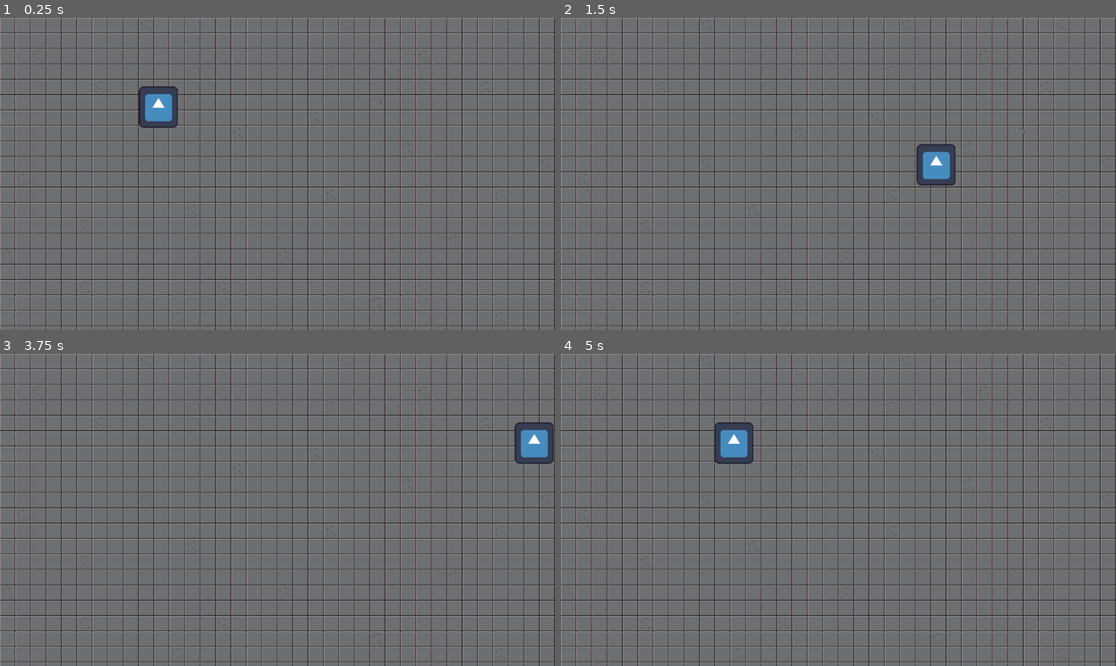
Above: before the commit, frames 1-4 (two rows, left to right).
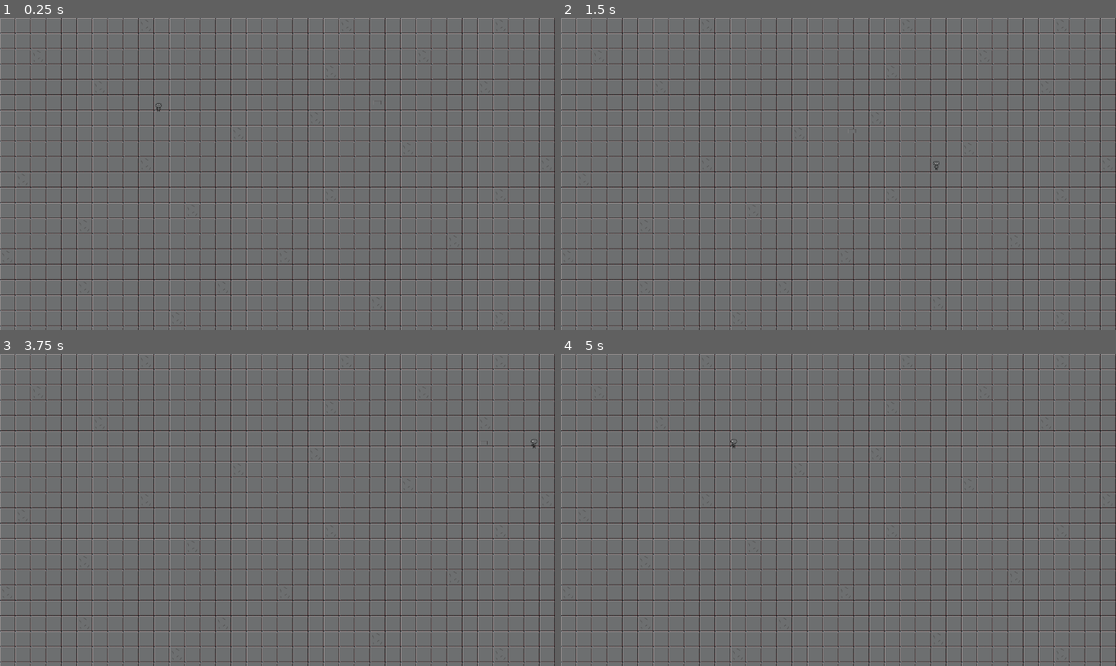
Above: after the commit, the same moments.

Repository: Na1yd/mygame
Game: Godot game, scene res://Starting level/Starting_level.tscn
Same seed, same stepped clock (60 frames per second), same inputs: the game is played once before the commit and once after it. The engine's default icon, where the game draws it, is replaced by a stand-in: a white triangle on a blue panel in a dark square.
Inputs (mouse positions are in pixels of both pictures, inside the frame that each line leads up to):
- Up to frame 1 (0.25 s): no input
- Up to frame 2 (1.5 s): tap Enter at 0.5 s; move the mouse to (960, 158) at 0.52 s; hold D (player_right) 0.53-1.28 s; click (960, 158) at 0.6 s; move the mouse to (727, 189) at 1.27 s; hold S (player_down) from 1.28 s (still down); click (727, 189) at 1.35 s
- Up to frame 3 (3.75 s): move the mouse to (333, 441) at 2.02 s; release S (player_down) at 2.03 s; hold D (player_right) 2.03-2.78 s; click (333, 441) at 2.1 s; move the mouse to (249, 572) at 2.77 s; hold W (player_up) 2.78-3.53 s; click (249, 572) at 2.85 s; tap Space at 3.5 s; move the mouse to (444, 556) at 3.52 s; hold A (player_left) from 3.53 s (still down); click (444, 556) at 3.6 s
- Up to frame 4 (5 s): keep holding A (player_left); move the mouse to (672, 463) at 4.27 s; click (672, 463) at 4.35 s

The runs differ from the first frame. In frame 1, 0.9% of the frame differs, in the area x 25-33%, y 21-36%; in frame 2, 0.9%, in the area x 52-84%, y 35-54%; in frame 3, 0.9%; in frame 4, 0.9%.
Error after the commit: Trying to get a return value of a method that returns "void" (res://Player/Sprite2D.gd:32)

Commit message:
Started dirictional bullet inputs
Signed-off-by: BURNSIDE HIGH SCHOOL <code@burnside.school.nz>

Diff:
--- a/Player/Player.tscn
+++ b/Player/Player.tscn
@@ -1,28 +1,56 @@
-[gd_scene load_steps=5 format=3 uid="uid://delnfl22b65"]
+[gd_scene load_steps=9 format=3 uid="uid://delnfl22b65"]
 
-[ext_resource type="Texture2D" uid="uid://birlc57vwm5vl" path="res://icon.svg" id="1_cbb7r"]
+[ext_resource type="Texture2D" uid="uid://dfotmor3l55au" path="res://New Piskel.png" id="1_ysou3"]
 [ext_resource type="Script" path="res://Player/Sprite2D.gd" id="2_rt7q5"]
+
+[sub_resource type="AtlasTexture" id="AtlasTexture_lbarc"]
+atlas = ExtResource("1_ysou3")
+region = Rect2(32, 32, 32, 32)
+
+[sub_resource type="AtlasTexture" id="AtlasTexture_xd2y8"]
+atlas = ExtResource("1_ysou3")
+region = Rect2(0, 32, 32, 32)
+
+[sub_resource type="AtlasTexture" id="AtlasTexture_aw12b"]
+atlas = ExtResource("1_ysou3")
+region = Rect2(0, 0, 32, 32)
+
+[sub_resource type="AtlasTexture" id="AtlasTexture_ihmgb"]
+atlas = ExtResource("1_ysou3")
+region = Rect2(32, 0, 32, 32)
 
 [sub_resource type="SpriteFrames" id="SpriteFrames_0nqfg"]
 animations = [{
-"frames": [],
+"frames": [{
+"duration": 1.0,
+"texture": SubResource("AtlasTexture_lbarc")
+}],
 "loop": true,
-"name": &"Down",
+"name": &"down",
 "speed": 5.0
 }, {
-"frames": [],
+"frames": [{
+"duration": 1.0,
+"texture": SubResource("AtlasTexture_xd2y8")
+}],
 "loop": true,
-"name": &"Left",
+"name": &"left",
 "speed": 5.0
 }, {
-"frames": [],
+"frames": [{
+"duration": 1.0,
+"texture": SubResource("AtlasTexture_aw12b")
+}],
 "loop": true,
-"name": &"Up",
+"name": &"right",
 "speed": 5.0
 }, {
-"frames": [],
+"frames": [{
+"duration": 1.0,
+"texture": SubResource("AtlasTexture_ihmgb")
+}],
 "loop": true,
-"name": &"right",
+"name": &"up",
 "speed": 5.0
 }]
 
@@ -35,12 +63,11 @@
 [node name="Sprite2D" type="Sprite2D" parent="."]
 position = Vector2(1, 0)
 scale = Vector2(0.632813, 0.671875)
-texture = ExtResource("1_cbb7r")
 script = ExtResource("2_rt7q5")
 
 [node name="AnimatedSprite2D" type="AnimatedSprite2D" parent="Sprite2D"]
 sprite_frames = SubResource("SpriteFrames_0nqfg")
-animation = &"Up"
+animation = &"up"
 
 [node name="CollisionShape2D" type="CollisionShape2D" parent="."]
 position = Vector2(1, 0)
--- a/Player/Sprite2D.gd
+++ b/Player/Sprite2D.gd
@@ -1,20 +1,45 @@
 extends Sprite2D
 
 @onready var anim = $AnimatedSprite2D
-@onready var bullet_prefab = preload("res://Weapons/bullet.tscn")
-
+@onready var bullet_prefab0 = preload("res://Weapons/bullet_left.tscn")
+@onready var bullet_prefab1 = preload("res://Weapons/bullet_right.tscn")
+@onready var bullet_prefab2 = preload("res://Weapons/bullet_up.tscn")
+@onready var bullet_prefab3 = preload("res://Weapons/bullet_down.tscn")
 func _ready():
 	pass # Called every frame. 'delta' is the elapsed time since the previous frame.
 func _process(delta):
 	if Input.is_action_pressed("player_up") and position.y > -150:
 		position.y -= 10
+	if Input.is_action_pressed("player_up"):
+		anim.play("up")
 	if Input.is_action_pressed("player_down") and position.y < 778:
 		position.y += 10
+	if Input.is_action_pressed("player_down"):
+		anim.play("down")
 	if Input.is_action_pressed("player_left") and position.x > -280:
 		position.x -= 10
+	if Input.is_action_pressed("player_left"):
+			anim.play("left")
 	if Input.is_action_pressed("player_right") and position.x < 1551:
 		position.x += 10
+	if Input.is_action_pressed("player_right"):
+			anim.play("right")
 	if Input.is_action_just_pressed("LMB"):
-		var bullet = bullet_prefab.instantiate()
+		var bullet = bullet_prefab0.instantiate()
 		bullet.position = position
 		get_parent().add_child(bullet)
+
+	if Input.is_action_just_pressed("LMB") and anim.play("right") == true:
+		var bullet = bullet_prefab1.instantiate()
+		bullet.position = position
+		get_parent().add_child(bullet)
+
+	if Input.is_action_just_pressed("LMB") and anim.play("up") == true:
+		var bullet = bullet_prefab2.instantiate()
+		bullet.position = position
+		get_parent().add_child(bullet)
+
+	if Input.is_action_just_pressed("LMB") and anim.play("down") == true:
+		var bullet = bullet_prefab3.instantiate()
+		bullet.position = position
+		get_parent().add_child(bullet)
--- a/Starting level/Starting_level.tscn
+++ b/Starting level/Starting_level.tscn
@@ -3,7 +3,7 @@
 [ext_resource type="Texture2D" uid="uid://ct57sbyft8ypo" path="res://Sprites/brick.png" id="1_bm3tt"]
 [ext_resource type="PackedScene" uid="uid://delnfl22b65" path="res://Player/Player.tscn" id="1_kybx2"]
 [ext_resource type="Texture2D" uid="uid://dipmchlumnjcn" path="res://Sprites/broken brick.png" id="2_71uan"]
-[ext_resource type="PackedScene" uid="uid://dcduwla6mr36s" path="res://Weapons/bullet.tscn" id="4_1yirb"]
+[ext_resource type="PackedScene" uid="uid://dcduwla6mr36s" path="res://Weapons/bullet_right.tscn" id="4_1yirb"]
 
 [sub_resource type="TileSetAtlasSource" id="TileSetAtlasSource_0kbpy"]
 resource_name = "Tile"
--- /dev/null
+++ b/Weapons/bullet_down.tscn
@@ -0,0 +1,18 @@
+[gd_scene load_steps=4 format=3 uid="uid://qqt5meo52be8"]
+
+[ext_resource type="Script" path="res://bullet_down.gd" id="1_jiuae"]
+[ext_resource type="Texture2D" uid="uid://ct57sbyft8ypo" path="res://Sprites/brick.png" id="2_jbkth"]
+
+[sub_resource type="RectangleShape2D" id="RectangleShape2D_s3emi"]
+size = Vector2(16, 16)
+
+[node name="bullet_down" type="Area2D"]
+rotation = 4.71091
+script = ExtResource("1_jiuae")
+
+[node name="Sprite2D" type="Sprite2D" parent="."]
+scale = Vector2(0.25, 0.5)
+texture = ExtResource("2_jbkth")
+
+[node name="CollisionShape2D" type="CollisionShape2D" parent="."]
+shape = SubResource("RectangleShape2D_s3emi")
--- /dev/null
+++ b/Weapons/bullet_left.gd
@@ -0,0 +1,12 @@
+extends Area2D
+
+@export var speed = 25
+
+# Called when the node enters the scene tree for the first time.
+func _ready():
+	pass # Replace with function body.
+
+
+# Called every frame. 'delta' is the elapsed time since the previous frame.
+func _process(delta):
+	position.x -= speed
--- /dev/null
+++ b/Weapons/bullet_left.tscn
@@ -0,0 +1,18 @@
+[gd_scene load_steps=4 format=3 uid="uid://dmhptscck2uau"]
+
+[ext_resource type="Script" path="res://Weapons/bullet_left.gd" id="1_sxugu"]
+[ext_resource type="Texture2D" uid="uid://ct57sbyft8ypo" path="res://Sprites/brick.png" id="2_hcokk"]
+
+[sub_resource type="RectangleShape2D" id="RectangleShape2D_s3emi"]
+size = Vector2(16, 16)
+
+[node name="bullet left" type="Area2D"]
+rotation = 4.71091
+script = ExtResource("1_sxugu")
+
+[node name="Sprite2D" type="Sprite2D" parent="."]
+scale = Vector2(0.25, 0.5)
+texture = ExtResource("2_hcokk")
+
+[node name="CollisionShape2D" type="CollisionShape2D" parent="."]
+shape = SubResource("RectangleShape2D_s3emi")
--- a/Weapons/bullet.tscn
+++ b/Weapons/bullet_right.tscn
@@ -1,18 +1,18 @@
 [gd_scene load_steps=4 format=3 uid="uid://dcduwla6mr36s"]
 
-[ext_resource type="Texture2D" uid="uid://ct57sbyft8ypo" path="res://Sprites/brick.png" id="1_1eewg"]
-[ext_resource type="Script" path="res://Weapons/bullet.gd" id="1_7f5ll"]
+[ext_resource type="Script" path="res://Weapons/bullet_right.gd" id="1_xjnoj"]
+[ext_resource type="Texture2D" uid="uid://ct57sbyft8ypo" path="res://Sprites/brick.png" id="2_3xeou"]
 
 [sub_resource type="RectangleShape2D" id="RectangleShape2D_s3emi"]
 size = Vector2(16, 16)
 
-[node name="Area2D" type="Area2D"]
+[node name="bullet right" type="Area2D"]
 rotation = 4.71091
-script = ExtResource("1_7f5ll")
+script = ExtResource("1_xjnoj")
 
 [node name="Sprite2D" type="Sprite2D" parent="."]
 scale = Vector2(0.25, 0.5)
-texture = ExtResource("1_1eewg")
+texture = ExtResource("2_3xeou")
 
 [node name="CollisionShape2D" type="CollisionShape2D" parent="."]
 shape = SubResource("RectangleShape2D_s3emi")
--- /dev/null
+++ b/Weapons/bullet_up.gd
@@ -0,0 +1,12 @@
+extends Area2D
+
+@export var speed = 25
+
+# Called when the node enters the scene tree for the first time.
+func _ready():
+	pass # Replace with function body.
+
+
+# Called every frame. 'delta' is the elapsed time since the previous frame.
+func _process(delta):
+	position.y += speed
--- /dev/null
+++ b/Weapons/bullet_up.tscn
@@ -0,0 +1,18 @@
+[gd_scene load_steps=4 format=3 uid="uid://bbuq88bt0k1nv"]
+
+[ext_resource type="Script" path="res://Weapons/bullet_up.gd" id="1_puicy"]
+[ext_resource type="Texture2D" uid="uid://ct57sbyft8ypo" path="res://Sprites/brick.png" id="2_2b80x"]
+
+[sub_resource type="RectangleShape2D" id="RectangleShape2D_s3emi"]
+size = Vector2(16, 16)
+
+[node name="bullet_up" type="Area2D"]
+rotation = 4.71091
+script = ExtResource("1_puicy")
+
+[node name="Sprite2D" type="Sprite2D" parent="."]
+scale = Vector2(0.25, 0.5)
+texture = ExtResource("2_2b80x")
+
+[node name="CollisionShape2D" type="CollisionShape2D" parent="."]
+shape = SubResource("RectangleShape2D_s3emi")
--- /dev/null
+++ b/bullet_down.gd
@@ -0,0 +1,12 @@
+extends Area2D
+
+@export var speed = 25
+
+# Called when the node enters the scene tree for the first time.
+func _ready():
+	pass # Replace with function body.
+
+
+# Called every frame. 'delta' is the elapsed time since the previous frame.
+func _process(delta):
+	position.y -= speed
Renamed: Weapons/bullet.gd -> Weapons/bullet_right.gd
